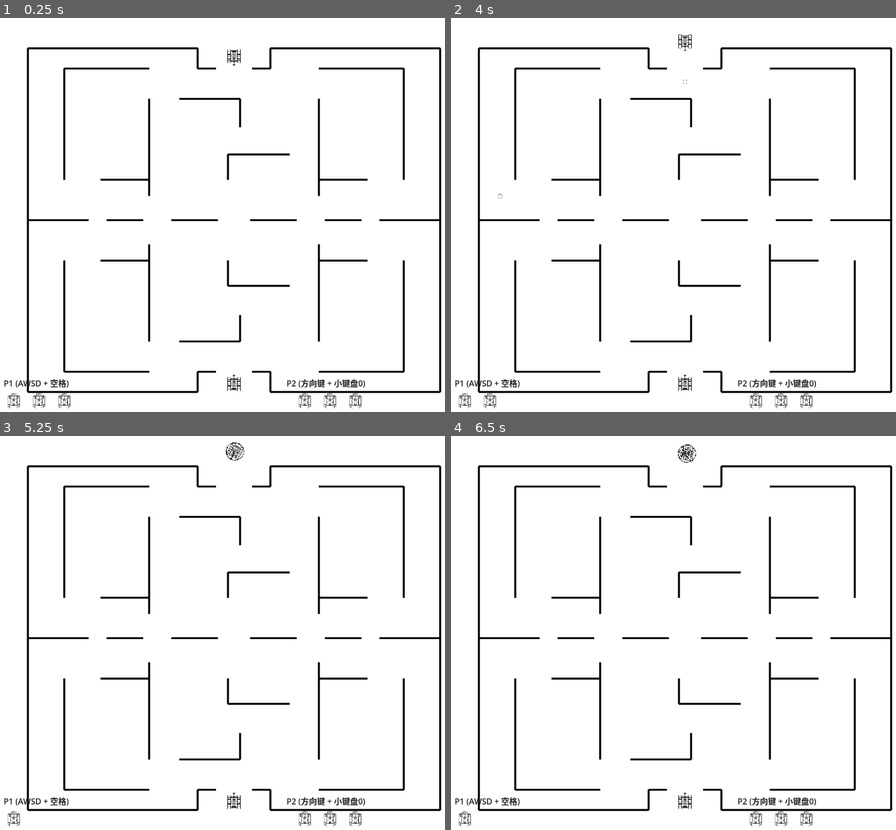
Above: before the commit, frames 1-4 (two rows, left to right).
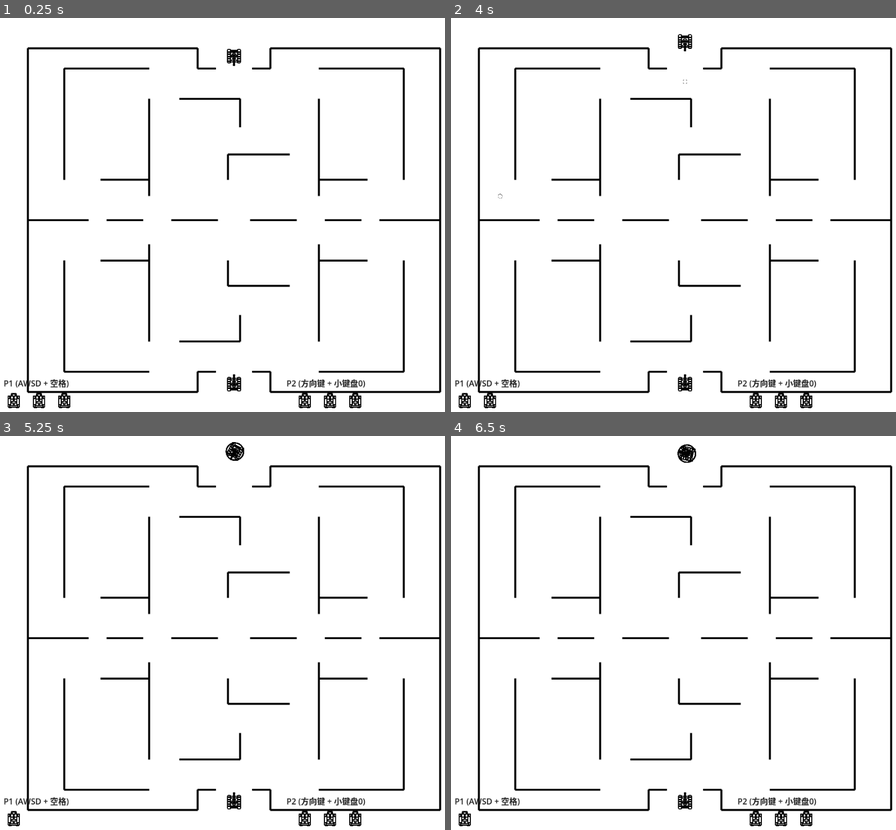
Above: after the commit, the same moments.

Repository: night-silhouette/Ybght
Game: Godot game, scene res://map.tscn
Two runs of this game, one before a commit and one after it. Both use one fixed random seed, a clock stepped at 60 frames per second and the inputs below.
Inputs (mouse positions are in pixels of both pictures, inside the frame that each line leads up to):
- Up to frame 1 (0.25 s): no input
- Up to frame 2 (4 s): tap Enter at 0.5, 0.6, 2.1, 3.6 s; move the mouse to (660, 301) at 0.52 s; hold D 0.53-1.25 s; click (660, 301) at 0.67 s; tap Space at 0.77, 1.07, 2, 3.77 s; drag from (829, 281) to (660, 301) at 1.27 s; move the mouse to (540, 159) at 2.02 s; hold A 2.03-2.75 s; drag from (709, 218) to (540, 159) at 2.77 s; move the mouse to (611, 120) at 3.52 s; hold S from 3.53 s (still down)
- Up to frame 3 (5.25 s): tap Space at 4.07 s; release S at 4.25 s; drag from (342, 617) to (160, 538) at 4.27 s; tap Enter at 5, 5.1 s; move the mouse to (137, 656) at 5.02 s; hold D from 5.03 s (still down); click (137, 656) at 5.17 s
- Up to frame 4 (6.5 s): release D at 5.75 s; drag from (731, 550) to (588, 656) at 5.77 s

The runs differ from the first frame. In frame 1, 0.6% of the frame differs, in the area x 1-82%, y 7-100%; in frame 2, 0.6%; in frame 3, 0.5%; in frame 4, 0.5%.

Commit message:
tank Final

Diff:
--- a/bullet.gd
+++ b/bullet.gd
@@ -27,6 +27,16 @@
 	if collision:
 		var collider = collision.get_collider()
 
+		# 判断是否击中了医疗包（被子弹拆掉）
+		if collider is RepairKit or (collider and collider.get_parent() is RepairKit):
+			var kit = collider if collider is RepairKit else collider.get_parent()
+			if kit.has_method("destroy_kit"):
+				kit.destroy_kit()
+			else:
+				kit.queue_free()
+			queue_free()
+			return
+
 		# 判断是否击中了坦克
 		if collider is Tank:
 			# 如果是发射者自己，且子弹尚未发生过墙体反弹（刚开火从炮管出来时），不误伤
--- a/map.gd
+++ b/map.gd
@@ -20,7 +20,7 @@
 		_update_camera()
 
 ## 墙体厚度（像素）
-@export var wall_thickness: float = 6.0:
+@export var wall_thickness: float = 3.6:
 	set(val):
 		wall_thickness = max(1.0, val)
 		queue_redraw()
@@ -51,6 +51,13 @@
 	set(val):
 		wall_color = val
 		queue_redraw()
+
+@export_group("Spawn Settings")
+## 医疗包生成间隔（秒）
+@export var repair_kit_interval: float = 10.0
+## 医疗包预制体
+@export var repair_kit_scene: PackedScene = preload("res://repair_kit.tscn")
+var _repair_kit_timer: float = 0.0
 
 @export_group("Physics")
 ## 碰撞层（Collision Layer）
@@ -145,6 +152,70 @@
 	_setup_camera()
 	_setup_health_ui()
 	get_viewport().size_changed.connect(_on_viewport_size_changed)
+
+func _process(delta: float) -> void:
+	# 仅在游戏正常进行中计时生成医疗包（结算界面打开时暂停生成）
+	if Engine.is_editor_hint() or _game_over_shown:
+		return
+
+	_repair_kit_timer += delta
+	if _repair_kit_timer >= repair_kit_interval:
+		_repair_kit_timer -= repair_kit_interval
+		_spawn_repair_kit()
+
+## 计算点到线段的距离平方
+func _point_to_segment_dist_sq(p: Vector2, a: Vector2, b: Vector2) -> float:
+	var ab = b - a
+	var ab_len_sq = ab.length_squared()
+	if ab_len_sq == 0.0:
+		return p.distance_squared_to(a)
+	var t = clamp((p - a).dot(ab) / ab_len_sq, 0.0, 1.0)
+	var proj = a + ab * t
+	return p.distance_squared_to(proj)
+
+## 在地图合法空闲区域随机生成一个不与墙体重合的医疗包
+func _spawn_repair_kit() -> void:
+	if not repair_kit_scene:
+		return
+
+	var scale_x = map_width / 960.0
+	var scale_y = map_height / 800.0
+
+	# 医疗包碰撞检测半径安全间距（避免紧贴或穿插墙体，放大后留足安全空间）
+	var min_wall_dist = 60.0
+	var min_wall_dist_sq = min_wall_dist * min_wall_dist
+
+	# 边缘安全距离
+	var margin_x = map_width * 0.1
+	var margin_y = map_height * 0.1
+
+	var valid_pos = Vector2.ZERO
+	var found = false
+
+	# 最多尝试 100 次随机采样
+	for attempt in range(100):
+		var test_x = randf_range(margin_x, map_width - margin_x)
+		var test_y = randf_range(margin_y, map_height - margin_y)
+		var test_pos = Vector2(test_x, test_y)
+
+		var overlaps = false
+		for wall in BASE_WALLS:
+			var p1 = Vector2(wall[0] * scale_x, wall[1] * scale_y)
+			var p2 = Vector2(wall[2] * scale_x, wall[3] * scale_y)
+			if _point_to_segment_dist_sq(test_pos, p1, p2) < min_wall_dist_sq:
+				overlaps = true
+				break
+
+		if not overlaps:
+			valid_pos = test_pos
+			found = true
+			break
+
+	if found:
+		var kit = repair_kit_scene.instantiate() as Node2D
+		if kit:
+			kit.global_position = valid_pos
+			add_child(kit)
 
 func _setup_tank_positions() -> void:
 	var tank1 = get_node_or_null("Tank1") as Node2D
@@ -202,6 +273,11 @@
 		tank1.health_changed.connect(update_p1)
 		update_p1.call(tank1.current_health, tank1.max_health)
 
+		# 监听 P1 开启护盾瞬间：产生一个医疗包（不影响正常10s计时）
+		tank1.shield_activated.connect(func():
+			_spawn_repair_kit()
+		)
+
 		# 监听 P1 阵亡：展示 P2 胜利画面
 		tank1.died.connect(func():
 			_show_game_over(hud, "res://war of tanks/game_over_p2_win.webp")
@@ -241,6 +317,11 @@
 
 		tank2.health_changed.connect(update_p2)
 		update_p2.call(tank2.current_health, tank2.max_health)
+
+		# 监听 P2 开启护盾瞬间：产生一个医疗包（不影响正常10s计时）
+		tank2.shield_activated.connect(func():
+			_spawn_repair_kit()
+		)
 
 		# 监听 P2 阵亡：展示 P1 胜利画面
 		tank2.died.connect(func():
@@ -383,9 +464,10 @@
 	_p1_check_icon = null
 	_p2_check_icon = null
 
-	# 2. 清理场上残留的所有子弹和残留油迹
+	# 2. 清理场上残留的所有子弹、残留油迹和未拾取的医疗包
+	_repair_kit_timer = 0.0
 	for child in get_children():
-		if child is Bullet or child is OilPuddle:
+		if child is Bullet or child is OilPuddle or child is RepairKit:
 			child.queue_free()
 
 	# 3. 复位双方坦克状态、血量和位置
--- a/map.tscn
+++ b/map.tscn
@@ -7,6 +7,9 @@
 script = ExtResource("1_map")
 map_width = 1800.0
 map_height = 1500.0
+wall_thickness = 6.0
+repair_kit_interval = null
+repair_kit_scene = null
 
 [node name="Tank1" parent="." unique_id=1120156396 instance=ExtResource("2_tank")]
 position = Vector2(900, 150)
--- /dev/null
+++ b/repair_kit.gd
@@ -0,0 +1,47 @@
+extends Area2D
+class_name RepairKit
+
+## 医疗包预制体脚本：无阻挡物理体积，坦克不满血时可自由穿过并拾取，可被子弹拆毁，30s自动消失
+@export var health: int = 1
+## 医疗包存在时长（秒）
+@export var lifetime: float = 30.0
+var is_destroyed: bool = false
+var _lifetime_tween: Tween = null
+
+func _ready() -> void:
+	body_entered.connect(_on_body_entered)
+
+	# 存在 30s 自动消失逻辑：前 28s 正常显示，最后 2s 平滑淡出并自动清理
+	_lifetime_tween = create_tween()
+	_lifetime_tween.tween_interval(max(0.0, lifetime - 2.0))
+	_lifetime_tween.tween_property(self, "modulate:a", 0.0, 2.0)
+	_lifetime_tween.tween_callback(queue_free)
+
+func _on_body_entered(body: Node2D) -> void:
+	if is_destroyed:
+		return
+	if body is Bullet:
+		body.queue_free()
+		destroy_kit()
+	elif body is Tank:
+		# 坦克不满血时穿过直接拾取回血
+		if body.has_method("take_damage") and body.current_health < body.max_health:
+			body.current_health = min(body.max_health, body.current_health + 1)
+			body.emit_signal("health_changed", body.current_health, body.max_health)
+			destroy_kit()
+
+func destroy_kit() -> void:
+	if is_destroyed:
+		return
+	is_destroyed = true
+	if _lifetime_tween and _lifetime_tween.is_valid():
+		_lifetime_tween.kill()
+	var col = $CollisionShape2D
+	if col:
+		col.set_deferred("disabled", true)
+	set_deferred("monitoring", false)
+	# 销毁时的轻微渐隐动画
+	var tween = create_tween()
+	tween.tween_property(self, "scale", scale * 1.25, 0.15)
+	tween.parallel().tween_property(self, "modulate:a", 0.0, 0.15)
+	tween.tween_callback(queue_free)
--- /dev/null
+++ b/repair_kit.tscn
@@ -0,0 +1,20 @@
+[gd_scene format=3 uid="uid://c7repairkit01"]
+
+[ext_resource type="Script" path="res://repair_kit.gd" id="1_rkscript"]
+[ext_resource type="Texture2D" path="res://war of tanks/repair_kit_transparent.png" id="2_rktex"]
+
+[sub_resource type="RectangleShape2D" id="RectangleShape2D_trigger"]
+size = Vector2(56, 56)
+
+[node name="RepairKit" type="Area2D"]
+z_index = 1
+collision_layer = 1
+collision_mask = 3
+script = ExtResource("1_rkscript")
+
+[node name="Sprite2D" type="Sprite2D" parent="."]
+scale = Vector2(0.14, 0.14)
+texture = ExtResource("2_rktex")
+
+[node name="CollisionShape2D" type="CollisionShape2D" parent="."]
+shape = SubResource("RectangleShape2D_trigger")
--- a/tank.gd
+++ b/tank.gd
@@ -56,6 +56,7 @@
 var _is_leaking_oil: bool = false
 
 signal health_changed(new_health: int, max_health: int)
+signal shield_activated()
 signal died()
 
 func _ready() -> void:
@@ -104,6 +105,7 @@
 func activate_last_stand_shield() -> void:
 	is_invulnerable = true
 	speed_multiplier = 1.5 # 50% 加速（线速度乘 1.5）
+	emit_signal("shield_activated")
 
 	# 更换为护盾形态贴图
 	var sprite = $Sprite2D as Sprite2D
Not shown, added: repair_kit.gd.uid
Binary file changed: war of tanks/oil_puddle_transparent.png
Binary file changed: war of tanks/repair_kit_transparent.png
Binary file changed: war of tanks/tank_circle_thick.png
Binary file changed: war of tanks/tank_shielded_transparent.png
